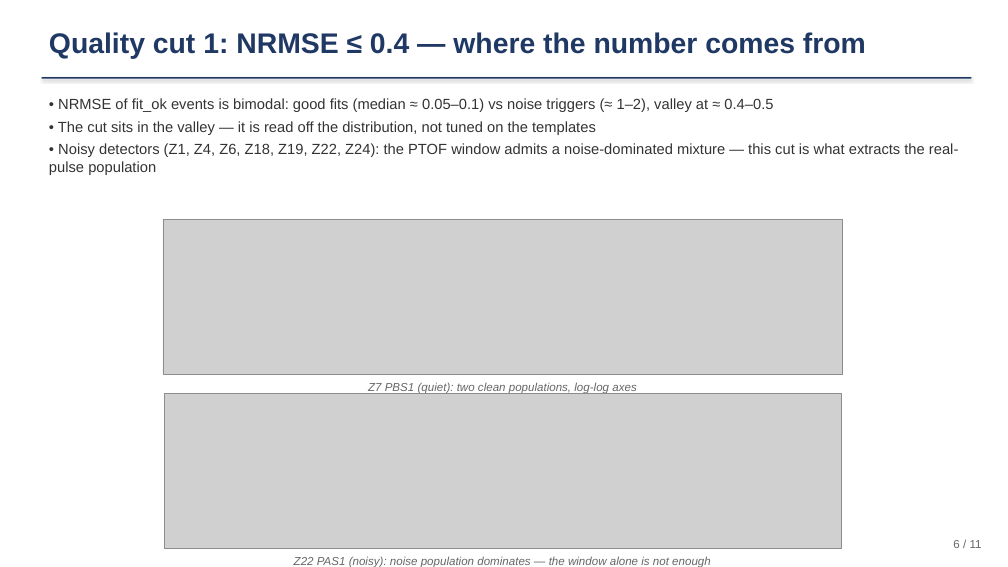
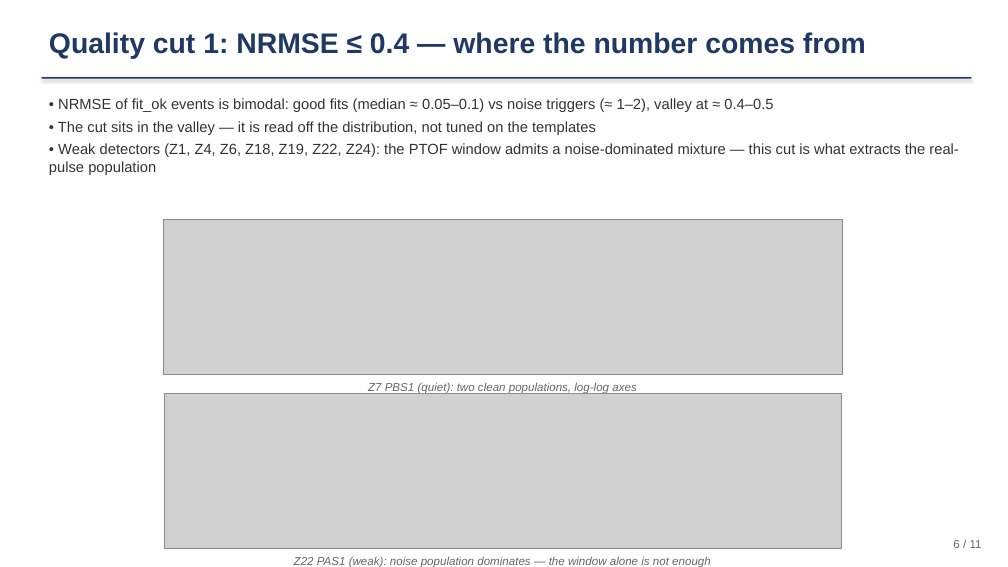
Before and after one commit to ZhihengLi0/urop, a slide deck: slide 6 of snolab/presentation/SNOLAB_R4_pulse_templates_20260715.pptx. Drawn at 1008x567 pixels with LibreOffice and Linux fonts; fonts in the diff are those of the drawing; grey boxes stand for pictures. Boxes give left, top, right and bottom in pixels: in the first picture for what was removed or moved away, otherwise in the second. Text is boxed around its words. In the diff, an @@ line names an element or a change of style, - is before the commit and + after.

```diff
--- a/snolab/presentation/SNOLAB_R4_pulse_templates_20260715.pptx
+++ b/snolab/presentation/SNOLAB_R4_pulse_templates_20260715.pptx
@@ text at (49, 143, 958, 175): text changed @@
-• Noisy detectors (Z1, Z4, Z6, Z18, Z19, Z22, Z24): the PTOF window admits a noise-dominated mixture — this cut is what extracts the real-pulse population
+• Weak detectors (Z1, Z4, Z6, Z18, Z19, Z22, Z24): the PTOF window admits a noise-dominated mixture — this cut is what extracts the real-pulse population
@@ text at (294, 556, 711, 567): text changed @@
-Z22 PAS1 (noisy): noise population dominates — the window alone is not enough
+Z22 PAS1 (weak): noise population dominates — the window alone is not enough
```
Also in this commit, not shown: 3 other files.
